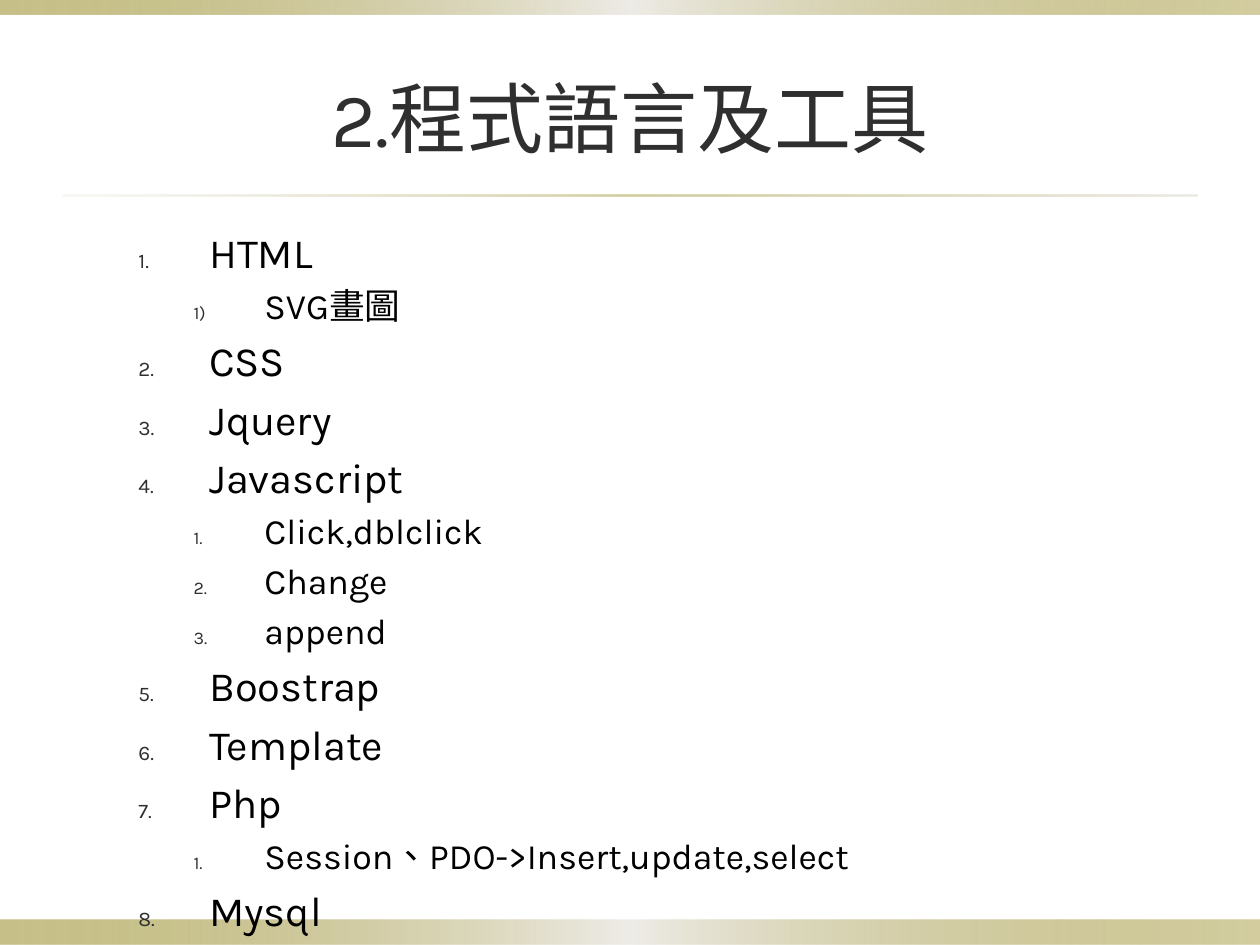
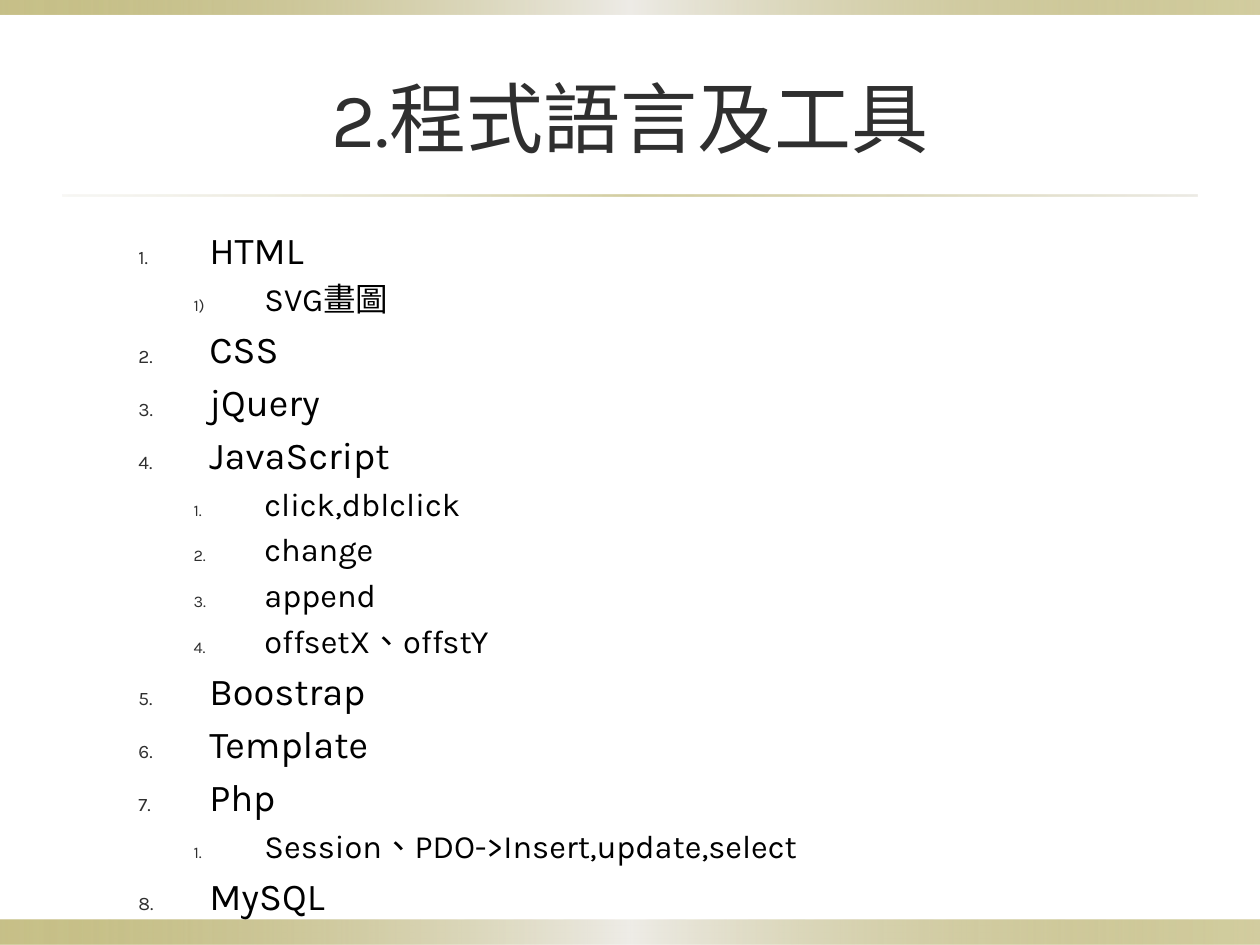
Before and after one commit to mvpscottjon/bsk, a slide deck: slide 6 of 小專_7.pptx (slide 5 before the commit). Drawn at 1260x945 pixels with LibreOffice and Linux fonts; fonts in the diff are those of the drawing; background and template pictures are left out. Boxes give left, top, right and bottom in pixels: in the first picture for what was removed or moved away, otherwise in the second. Text is boxed around its words. In the diff, an @@ line names an element or a change of style, - is before the commit and + after.

```diff
--- a/小專_7.pptx
+++ b/小專_7.pptx
@@ text at (x1=209, y1=240, x2=797, y2=866): size 23.8 to 21.7 pt in "HTML", "CSS", "Boostrap", "Template" and 1 more places; size 20.4 to 18.6 pt in "SVG畫圖", "append", "Session、PDO->Insert,update,select" @@
@@ text at (x1=209, y1=390, x2=460, y2=569): text changed; size 20.4 to 18.6 pt @@
-  3. Jquery
-  4. Javascript
-    1. Click,dblclick
-    2. Change
+  3. jQuery
+  4. JavaScript
+    1. click,dblclick
+    2. change
@@ text at (x1=264, y1=630, x2=488, y2=654): paragraph added @@
+    4. offsetX、offstY
@@ text at (x1=209, y1=889, x2=321, y2=937): text changed; size 23.8 to 21.7 pt @@
-  8. Mysql
+  8. MySQL
```
Also in this commit, not shown: 3 other slides changed, 4 slides added, 1 slide removed, 7 other files.
